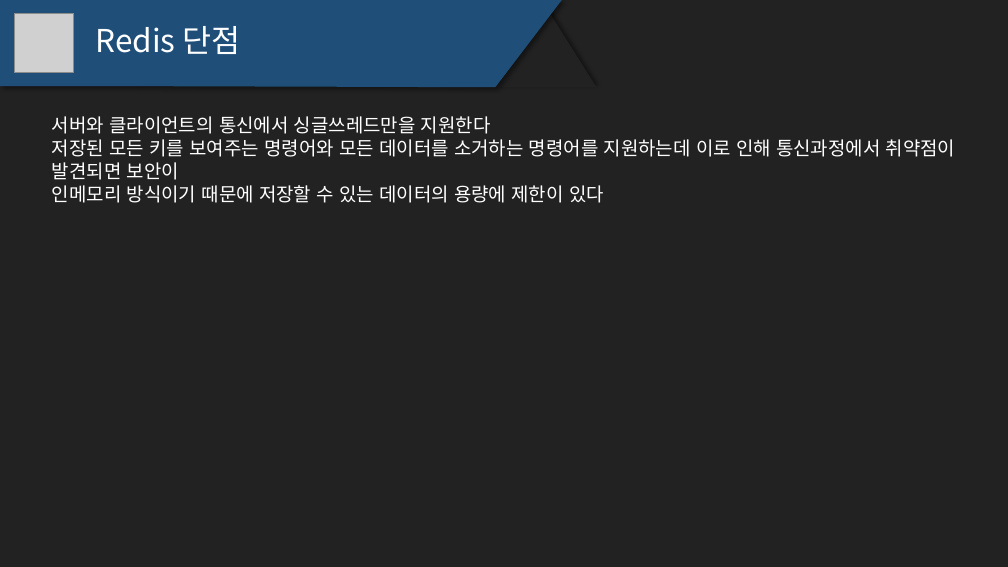
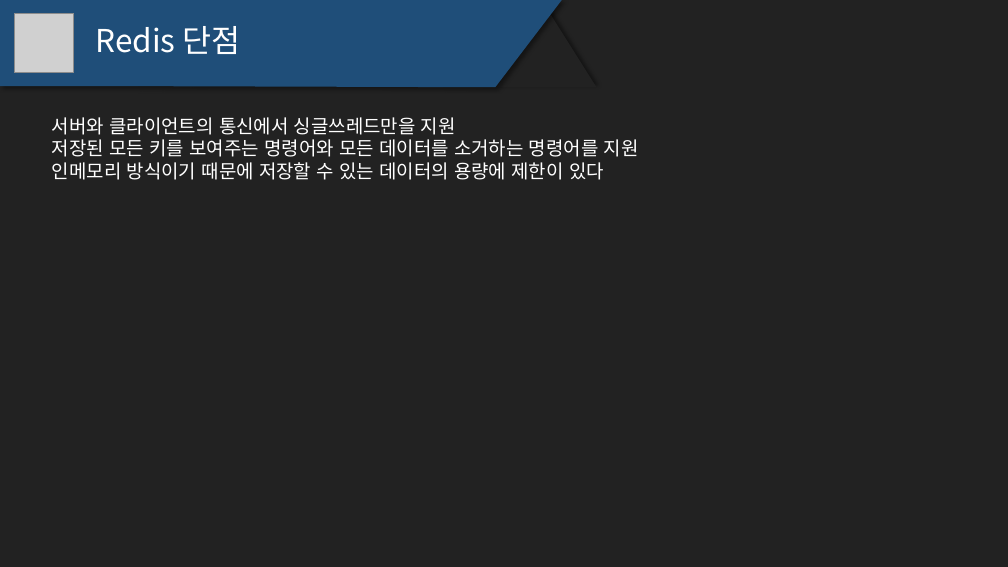
Before and after one commit to h9s7h/open_source_ppt, a slide deck: slide 6 of redis_ppt.pptx. Drawn at 1008x567 pixels with LibreOffice and Linux fonts; fonts in the diff are those of the drawing; grey boxes stand for pictures. Boxes give left, top, right and bottom in pixels: in the first picture for what was removed or moved away, otherwise in the second. Text is boxed around its words. In the diff, an @@ line names an element or a change of style, - is before the commit and + after.

```diff
--- a/redis_ppt.pptx
+++ b/redis_ppt.pptx
@@ text at (52, 117, 639, 157): text changed @@
-서버와 클라이언트의 통신에서 싱글쓰레드만을 지원한다
-저장된 모든 키를 보여주는 명령어와 모든 데이터를 소거하는 명령어를 지원하는데 이로 인해 통신과정에서 취약점이 발견되면 보안이
+서버와 클라이언트의 통신에서 싱글쓰레드만을 지원
+저장된 모든 키를 보여주는 명령어와 모든 데이터를 소거하는 명령어를 지원
```
Also in this commit, not shown: 1 other slide changed.
